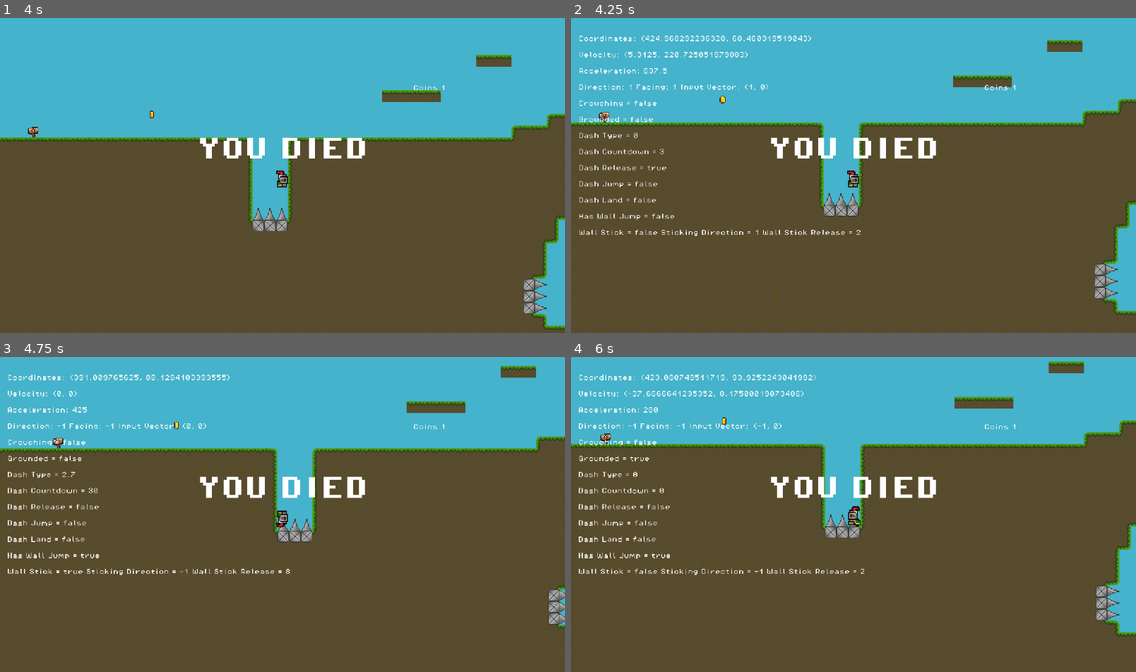
Above: before the commit, frames 1-4 (two rows, left to right).
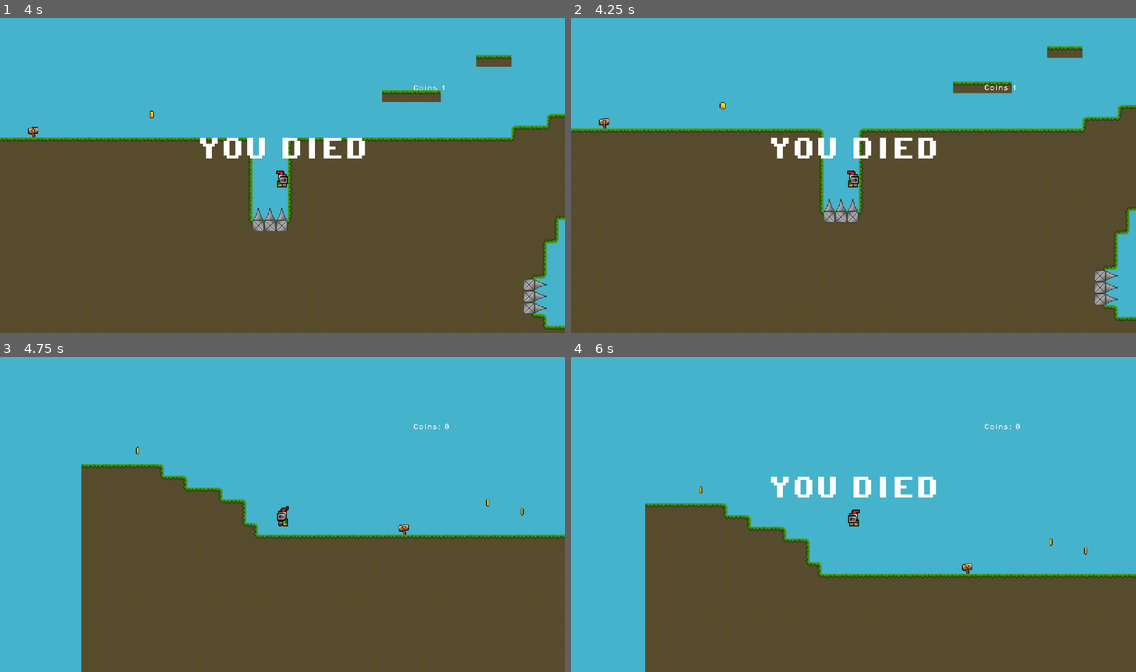
Above: after the commit, the same moments.

Repository: Swankified0/game
Game: Godot game, scene res://scenes/game.tscn
Same seed, same stepped clock (60 frames per second), same inputs: the game is played once before the commit and once after it.
Inputs:
- Up to frame 1 (4 s): hold D (moveRight) 0.53-2.03 s; tap Shift (dash) at 0.6, 1.55, 3.05, 3.6 s; tap Space (Jump) at 0.77, 0.8, 1.07, 1.35, 1.52, 1.82, 2.3, 3.02, 3.32, 3.77, 3.8 s; hold A (moveLeft) 2.03-2.78 s; hold W (Climb) 2.03-2.78 s; hold D (moveRight) from 2.78 s (still down); tap S (Crouch) at 2.85 s
- Up to frame 2 (4.25 s): keep holding D (moveRight); tap Space (Jump) at 4.07 s; tap F3 (debug) at 4.15 s
- Up to frame 3 (4.75 s): release D (moveRight) at 4.28 s; hold A (moveLeft) from 4.28 s (still down); tap C (interact) at 4.35 s; tap Space (Jump) at 4.52 s; tap Shift (dash) at 4.55 s
- Up to frame 4 (6 s): tap Space (Jump) at 4.82, 5.3, 5.85 s; release A (moveLeft) at 5.03 s; hold D (moveRight) 5.03-5.78 s; tap Shift (dash) at 5.1 s; hold A (moveLeft) from 5.78 s (still down)

Frame 1 is identical in both runs. In frame 2, 7.1% of the frame differs, in the area x 0-100%, y 5-97%; in frame 3, 31%; in frame 4, 42%, in the area x 0-100%, y 1-100%.
Error after the commit: Invalid call to function 'updateDebug' in base 'Node (game_manager.gd)'. Expected 19 arguments. (res://scripts/player.gd:521)

Commit message:
initial

Diff:
--- a/scripts/player.gd
+++ b/scripts/player.gd
@@ -117,7 +117,6 @@
 var dashCountdown: int = 0
 var wallJumpCountdown: int = 0
 var wallStickRelease: int = 0
-var stickingDirection: int = 0
 
 var direction: int
 var facing: int = 1
@@ -186,14 +185,12 @@
 			#Stick Right
 			if dashType == 2.3:
 				wallStick = true
-				stickingDirection = 1
 
 				velocity = STOP
 				wallStickRelease = WALL_STICK_RELEASE
 			#Stick Left
 			elif dashType == 2.7:
 				wallStick = true
-				stickingDirection = -1
 
 				velocity = STOP
 				wallStickRelease = WALL_STICK_RELEASE
@@ -213,11 +210,9 @@
 
 			else:
 				wallStick = false
-				stickingDirection = 0
 
 		else:
 			wallStick = false
-			stickingDirection = 0
 			wallStickRelease = 0
 
 	#Handle dash countdowns and Dash Landing
@@ -541,7 +536,6 @@
 			dashLand,
 			hasWallJump,
 			wallStick,
-			stickingDirection,
 			wallStickRelease,
 			)
 	else:
